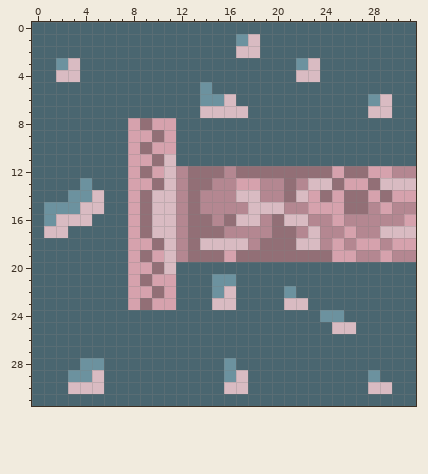
One commit to this pixel-art sprite: textures/pipe1.png. The first picture shows the starting point.
The file is 64x64 pixels, drawn in blocks of 2x2; one block is one cell here.
After the commit:
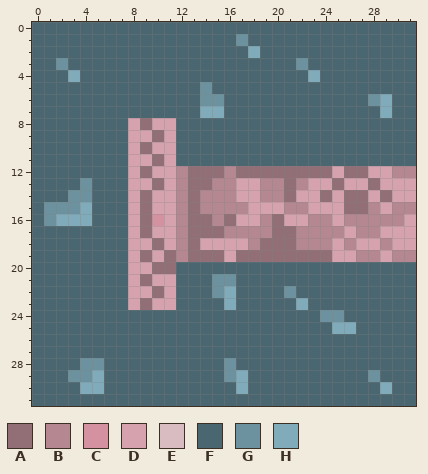
Palette (. is transparent): A #926f76  B #b48791  C #d492a1  D #d6a2ad  E #d9bbc2  F #4a6670  G #6c929f  H #7fabba
From the commit log: Feat: Scratch with pipe graphic
The edit:
Changed rows in their new state; - is an unchanged pixel.
first column x 2:
 1 ----------------F-----------
 2 ---------------FH-----------
 3 -F-------------------F------
 4 FH------------------FH------
 6 --------------F------------H
 7 ------------HHFF----------FH
first column x 1:
11 ----------D--------------------
12 ----------D--------------------
13 ----------D-----------DD----DDD
14 ----F----DD-----DD---D---------
15 ---HF----DD------DDD-----------
16 -HHH-----CD-----DD--DD---------
17 FF-------DD-----------B-----DDD
18 ----------D--DDDD----BB--------
19 ----------A--------------------
20 ----------A--------------------
22 ---------------H---------------
23 --------------FH----FH---------
25 ------------------------HH-----
first column x 3:
29 --H-----------H------------
30 FHH----------FH----------FH
Changed places in both pictures, as pixel boxes (x1, y1, x2, y2):
changed: (236, 34, 320, 82)
changed: (56, 58, 80, 82)
changed: (152, 94, 416, 334)
changed: (44, 190, 104, 238)
changed: (68, 370, 104, 394)
changed: (224, 370, 248, 394)
changed: (368, 382, 392, 394)
